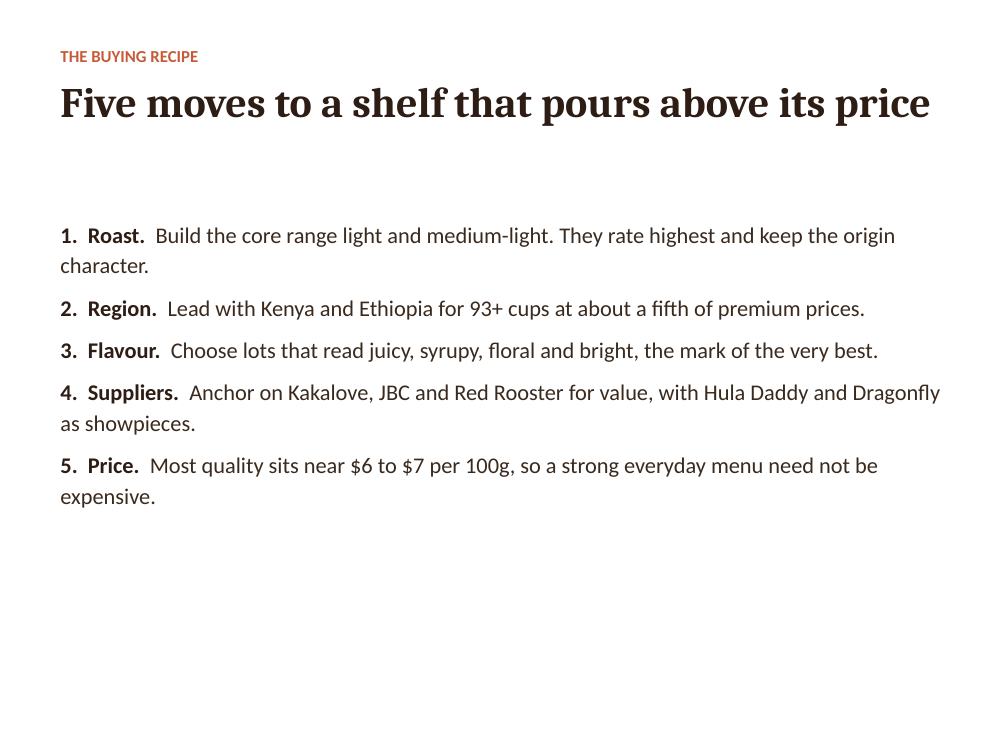
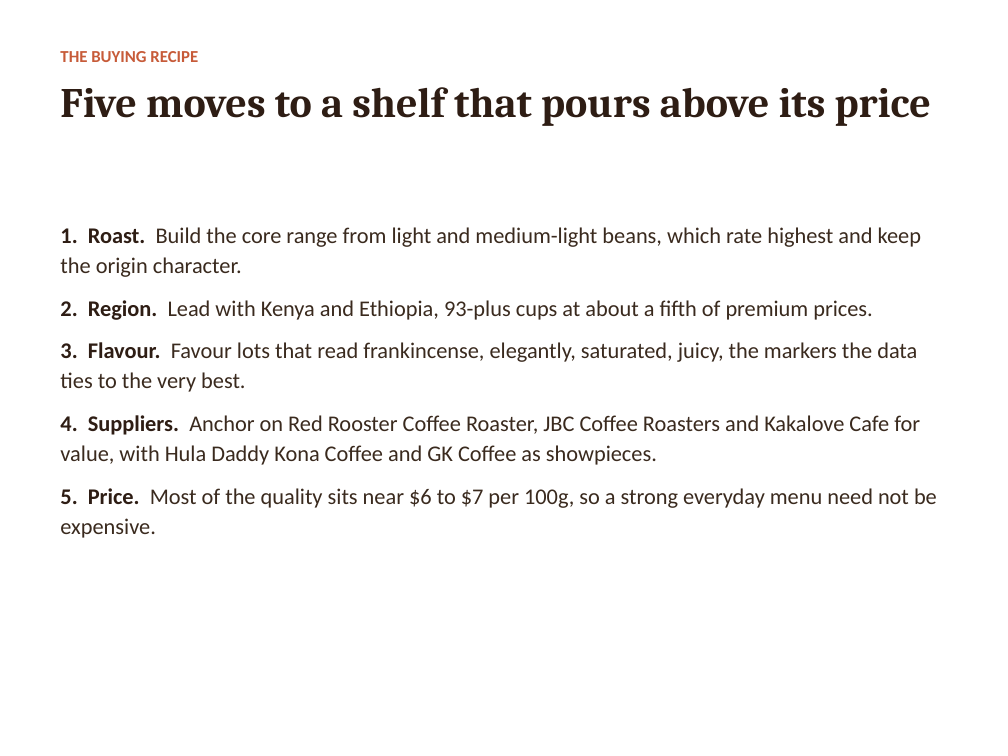
Before and after one commit to diazsangeve-lab/24991422, a slide deck: slide 8 of Question1/Coffee_Hub_Recommendation.pptx. Drawn at 1008x756 pixels with LibreOffice and Linux fonts; fonts in the diff are those of the drawing. Boxes give left, top, right and bottom in pixels: in the first picture for what was removed or moved away, otherwise in the second. Text is boxed around its words. In the diff, an @@ line names an element or a change of style, - is before the commit and + after.

```diff
--- a/Question1/Coffee_Hub_Recommendation.pptx
+++ b/Question1/Coffee_Hub_Recommendation.pptx
@@ text at (x1=60, y1=227, x2=937, y2=538): text changed @@
-1. Roast. Build the core range light and medium-light. They rate highest and keep the origin character.
-2. Region. Lead with Kenya and Ethiopia for 93+ cups at about a fifth of premium prices.
-3. Flavour. Choose lots that read juicy, syrupy, floral and bright, the mark of the very best.
-4. Suppliers. Anchor on Kakalove, JBC and Red Rooster for value, with Hula Daddy and Dragonfly as showpieces.
-5. Price. Most quality sits near $6 to $7 per 100g, so a strong everyday menu need not be expensive.
+1. Roast. Build the core range from light and medium-light beans, which rate highest and keep the origin character.
+2. Region. Lead with Kenya and Ethiopia, 93-plus cups at about a fifth of premium prices.
+3. Flavour. Favour lots that read frankincense, elegantly, saturated, juicy, the markers the data ties to the very best.
+4. Suppliers. Anchor on Red Rooster Coffee Roaster, JBC Coffee Roasters and Kakalove Cafe for value, with Hula Daddy Kona Coffee and GK Coffee as showpieces.
+5. Price. Most of the quality sits near $6 to $7 per 100g, so a strong everyday menu need not be expensive.
```
Also in this commit, not shown: 6 other slides changed, 5 other files.
